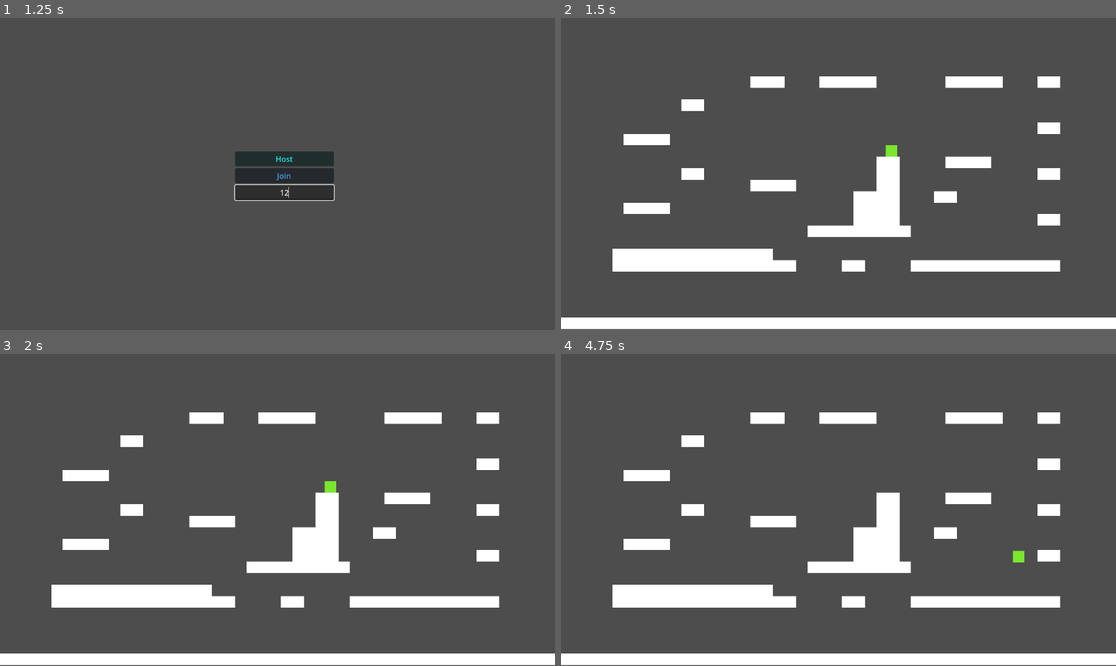
Above: before the commit, frames 1-4 (two rows, left to right).
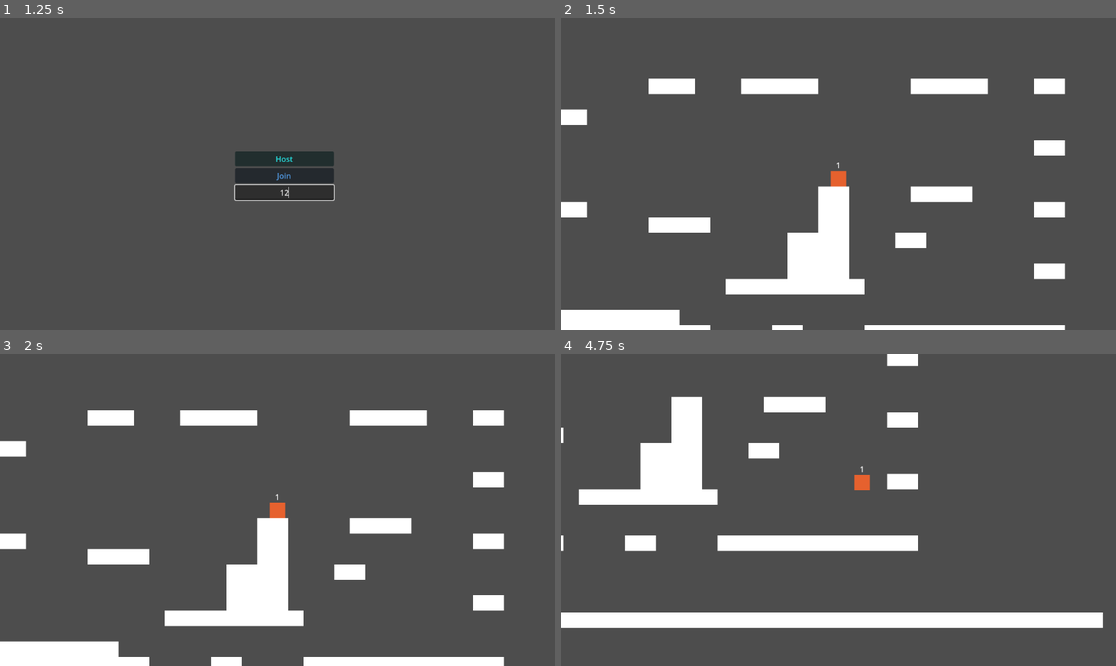
Above: after the commit, the same moments.

Repository: ramalhoproject/echoes-of-arena
Game: Godot game, scene res://maps/Lobby.tscn
The game is run twice, just before and just after one commit, with the same random seed, the same clock (stepped at 60 frames per second) and the same inputs.
Inputs (mouse positions are in pixels of both pictures, inside the frame that each line leads up to):
- Up to frame 1 (1.25 s): click (283, 192) at 0.52 s; type "12" at 0.6 s
- Up to frame 2 (1.5 s): click "Host" at 1.25 s
- Up to frame 3 (2 s): no input
- Up to frame 4 (4.75 s): hold Right (ui_right) 2.03-3.53 s; tap Up (ui_up) at 2.27, 3.02, 4.52 s; hold Left (ui_left) 3.53-4.28 s; hold Right (ui_right) from 4.28 s (still down)

Frame 1 is identical in both runs. In frame 2, 19% of the frame differs, in the area x 0-100%, y 18-100%; in frame 3, 18%; in frame 4, 24%, in the area x 0-100%, y 0-100%.

Commit message:
Atualizações
Adição de câmera própria para cada player

Adição de label no topo do player que indica o nome do seu node

BUG FIXES
Corrigido os clients não nascerem no spawnpoint igual o host, estavam nascendo no 0,0 do mapa.

Diff:
--- a/maps/Arena01.gd
+++ b/maps/Arena01.gd
@@ -36,12 +36,8 @@
 	# Instancia a cena do player
 	var player := playerScene.instantiate()
 
-	# Define o nome do node como o ID do peer
-	# Isso é essencial para o Multiplayer funcionar corretamente
+	# Define o nome como peer_id (ESSENCIAL)
 	player.name = str(id)
 
-	# Posiciona o player no spawnpoint da arena
-	player.global_position = spawnpoint.global_position
-
-	# Adiciona o player à cena
+	# Adiciona à cena
 	add_child(player)
--- a/maps/Arena01.tscn
+++ b/maps/Arena01.tscn
@@ -32,6 +32,4 @@
 tile_map_data = PackedByteArray("AAAAABIAAQAAAAAAAAABABIAAQAAAAAAAAACABIAAQAAAAAAAAADABIAAQAAAAAAAAAEABIAAQAAAAAAAAAFAB …(2784 unchanged characters)…
 tile_set = SubResource("TileSet_v461v")
 
-[node name="Camera2D" type="Camera2D" parent="."]
-position = Vector2(534, 367)
-zoom = Vector2(0.745, 0.745)
+[node name="PlayerSpawnNode" type="Node2D" parent="."]
--- /dev/null
+++ b/player/CameraPlayer.gd
@@ -0,0 +1,22 @@
+extends Camera2D
+# Script responsável exclusivamente pela câmera do player local
+
+@export var smoothSpeed := 4
+# Velocidade da suavização do movimento da câmera
+
+func _ready():
+	# Apenas o player local deve ativar a câmera
+	var parentPlayer := get_parent()
+
+	if not parentPlayer.is_multiplayer_authority():
+		# Se não for o player local, desativa a câmera
+		enabled = false
+		return
+
+	# Ativa a câmera do player local
+	enabled = true
+	make_current()
+
+	# Ativa suavização nativa da Camera2D
+	position_smoothing_enabled = true
+	position_smoothing_speed = smoothSpeed
--- a/player/Player.tscn
+++ b/player/Player.tscn
@@ -1,7 +1,9 @@
-[gd_scene load_steps=5 format=3 uid="uid://c4p235atv2hkb"]
+[gd_scene load_steps=7 format=3 uid="uid://c4p235atv2hkb"]
 
 [ext_resource type="Script" uid="uid://cwmhcwd72ibkt" path="res://player/PlayerMovement.gd" id="1_gfjak"]
 [ext_resource type="Texture2D" uid="uid://brfnno6amr6wl" path="res://assets/white_square.png" id="2_gfjak"]
+[ext_resource type="Script" uid="uid://bbcdp1e8iqwmr" path="res://player/PlayerCustomization.gd" id="3_83hs8"]
+[ext_resource type="Script" uid="uid://h6p1av6jpyjb" path="res://player/CameraPlayer.gd" id="3_wnvi2"]
 
 [sub_resource type="RectangleShape2D" id="RectangleShape2D_4kuee"]
 size = Vector2(32, 32)
@@ -16,16 +18,39 @@
 properties/2/path = NodePath(".:motion_mode")
 properties/2/spawn = true
 properties/2/replication_mode = 1
+properties/3/path = NodePath("PlayerName:text")
+properties/3/spawn = true
+properties/3/replication_mode = 1
 
 [node name="Player" type="CharacterBody2D"]
 script = ExtResource("1_gfjak")
 
 [node name="Sprite2D" type="Sprite2D" parent="."]
 texture = ExtResource("2_gfjak")
+script = ExtResource("3_83hs8")
 
 [node name="CollisionShape2D" type="CollisionShape2D" parent="."]
-visible = false
 shape = SubResource("RectangleShape2D_4kuee")
 
 [node name="MultiplayerSynchronizer" type="MultiplayerSynchronizer" parent="."]
 replication_config = SubResource("SceneReplicationConfig_gfjak")
+
+[node name="Camera2D" type="Camera2D" parent="."]
+script = ExtResource("3_wnvi2")
+
+[node name="PlayerName" type="Label" parent="."]
+anchors_preset = 8
+anchor_left = 0.5
+anchor_top = 0.5
+anchor_right = 0.5
+anchor_bottom = 0.5
+offset_left = -48.0
+offset_top = -40.0
+offset_right = 49.0
+offset_bottom = -17.0
+grow_horizontal = 2
+grow_vertical = 2
+text = "player_name"
+horizontal_alignment = 1
+vertical_alignment = 1
+clip_text = true
--- /dev/null
+++ b/player/PlayerCustomization.gd
@@ -0,0 +1,51 @@
+extends Node
+# Script responsável apenas pela identidade visual do player.
+# Controla a geração, aplicação e sincronização da cor do player no multiplayer.
+
+@onready var sprite := $"../Sprite2D"
+# Referência ao Sprite2D do Player.
+
+@onready var playerNameLabel := $"../PlayerName"
+# Referência ao Label do Player.
+
+var playerColor: Color
+# Armazena a cor atual do player.
+# Esta variável é sincronizada via RPC para os outros peers.
+
+func _ready():
+	# Obtém a referência ao nó pai (Player - CharacterBody2D)
+	var player := get_parent()
+
+	# Verifica se este peer possui autoridade sobre o player.
+	# Apenas o player local pode definir sua própria cor.
+	if not player.is_multiplayer_authority():
+		return
+
+	# Gera uma cor aleatória utilizando o modelo HSV
+	# Hue (matiz) aleatório, saturação alta e brilho alto
+	playerColor = Color.from_hsv(randf(), 0.8, 0.9)
+
+	# Aplica a cor localmente no sprite
+	_apply_color(playerColor)
+
+	# Envia a cor gerada para todos os outros peers
+	# call_local garante que o método também seja executado localmente
+	rpc("_set_color", playerColor)
+
+	# Seta o nome do Label para o do player
+	playerNameLabel.text = player.name
+
+@rpc("any_peer", "call_local")
+func _set_color(color: Color):
+	# Recebe a cor enviada pelo peer com autoridade
+	# e atualiza a variável local
+	playerColor = color
+
+	# Aplica a cor recebida no sprite
+	_apply_color(color)
+
+func _apply_color(color: Color):
+	# Função auxiliar responsável apenas por aplicar a cor no sprite
+	# Verifica se o sprite existe antes de aplicar
+	if sprite:
+		sprite.modulate = color
--- a/player/PlayerMovement.gd
+++ b/player/PlayerMovement.gd
@@ -2,29 +2,23 @@
 # Script responsável pelo movimento do player.
 # Executa apenas no peer que possui autoridade sobre este player.
 
-@export var speed := 300
-# Velocidade horizontal do player
-
-@export var jumpForce := 550.0
-# Força aplicada ao pulo
-
-@export var gravity := 1200.0
-# Valor da gravidade aplicada quando o player está no ar
-
-@onready var sprite := $Sprite2D
-# Referência ao sprite do player para controle visual
+@export var speed := 300 # Velocidade horizontal do player
+@export var jumpForce := 550 # Força aplicada ao pulo
+@export var gravity := 1200 # Valor da gravidade aplicada quando o player está no ar
 
 func _enter_tree():
-	# Obtém o ID do player a partir do nome do node
-	# O nome do node é definido como o peer_id no spawn
-	var playerId = str(name).to_int()
+	# O nome do node é o peer_id (definido pelo servidor no spawn)
+	var player_id := str(name).to_int()
 
-	if playerId != 0:
-		# Define a autoridade multiplayer deste player
-		set_multiplayer_authority(playerId)
+	# Define a autoridade DO PLAYER
+	set_multiplayer_authority(player_id)
 
-		# Garante que o MultiplayerSynchronizer use a mesma autoridade
-		$MultiplayerSynchronizer.set_multiplayer_authority(playerId)
+	# Define a autoridade DO MULTIPLAYER SYNCHRONIZER
+	$MultiplayerSynchronizer.set_multiplayer_authority(player_id)
+
+	if is_multiplayer_authority():
+		# Posiciona o player no spawnpoint da arena
+		global_position = $"../Spawnpoint".global_position
 
 func _ready():
 	# Se este player NÃO for controlado localmente,
@@ -32,10 +26,6 @@
 	if not is_multiplayer_authority():
 		set_physics_process(false)
 		set_process_unhandled_input(false)
-		return
-
-	# Define uma cor aleatória para o player local
-	sprite.modulate = Color.from_hsv(randf(), 0.8, 0.9)
 
 func _physics_process(delta):
 	# Aplica gravidade quando o player não está no chão
Not shown, added: player/CameraPlayer.gd.uid
Not shown, added: player/PlayerCustomization.gd.uid
